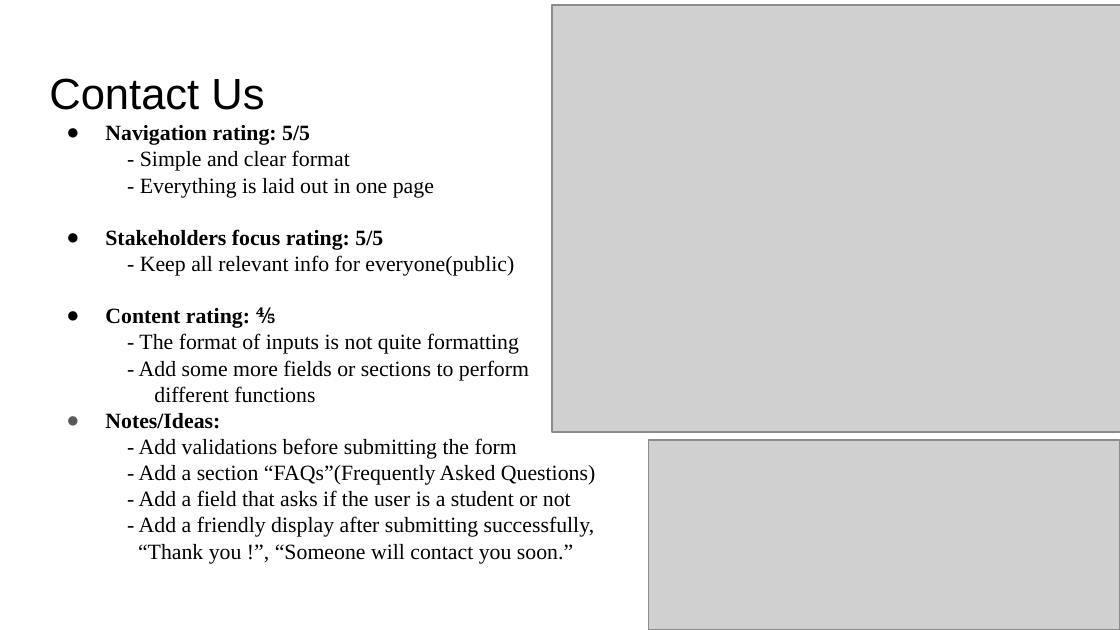
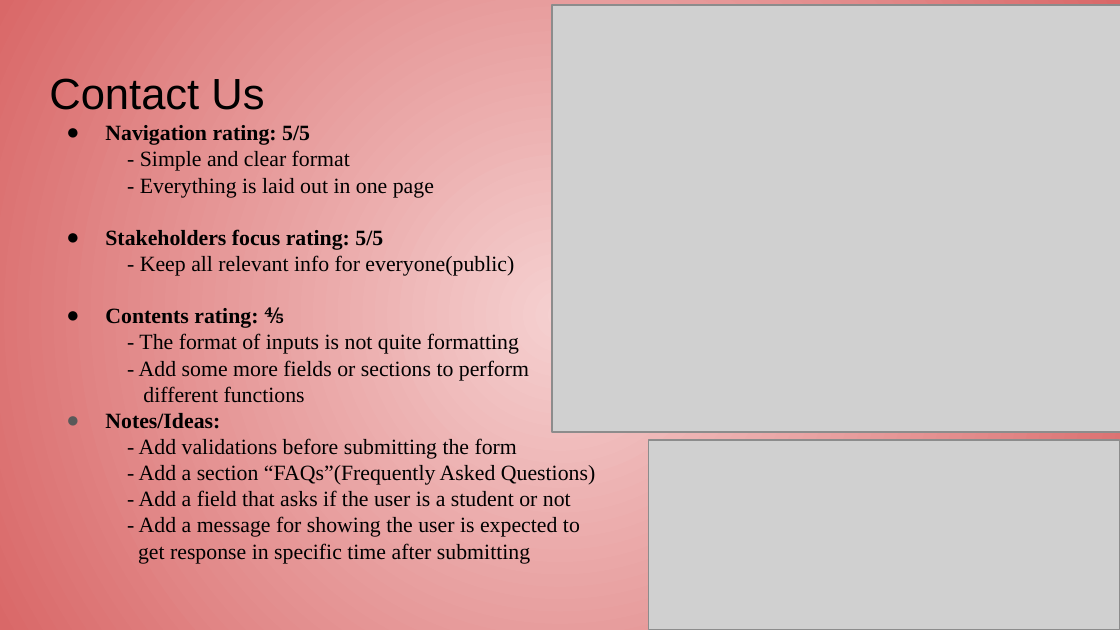
Before and after one commit to AveryCameronUofR/ENSE-374, a slide deck: slide 7 of Milestone 2/ENSE 374 Milestone 2.pptx. Drawn at 1120x630 pixels with LibreOffice and Linux fonts; fonts in the diff are those of the drawing; grey boxes stand for pictures. Boxes give left, top, right and bottom in pixels: in the first picture for what was removed or moved away, otherwise in the second. Text is boxed around its words. In the diff, an @@ line names an element or a change of style, - is before the commit and + after.

Commit message:
Completed Presentation

```diff
--- a/Milestone 2/ENSE 374 Milestone 2.pptx
+++ b/Milestone 2/ENSE 374 Milestone 2.pptx
@@ background #FFFFFF to gradient #F5D0D0 to #D96868 @@
@@ text at <box>105,307,595,564</box>: text changed @@
-● Content rating: ⅘
-  - The format of inputs is not quite formatting
-  - Add some more fields or sections to perform
-  different functions
-● Notes/Ideas:
-  - Add validations before submitting the form
-  - Add a section “FAQs”(Frequently Asked Questions)
-  - Add a field that asks if the user is a student or not
-  - Add a friendly display after submitting successfully,
-  “Thank you !”, “Someone will contact you soon.”
+● Contents rating: ⅘
+  - The format of inputs is not quite formatting
+  - Add some more fields or sections to perform
+  different functions
+● Notes/Ideas:
+  - Add validations before submitting the form
+  - Add a section “FAQs”(Frequently Asked Questions)
+  - Add a field that asks if the user is a student or not
+  - Add a message for showing the user is expected to
+  get response in specific time after submitting
```
Also in this commit, not shown: 16 other slides changed.
